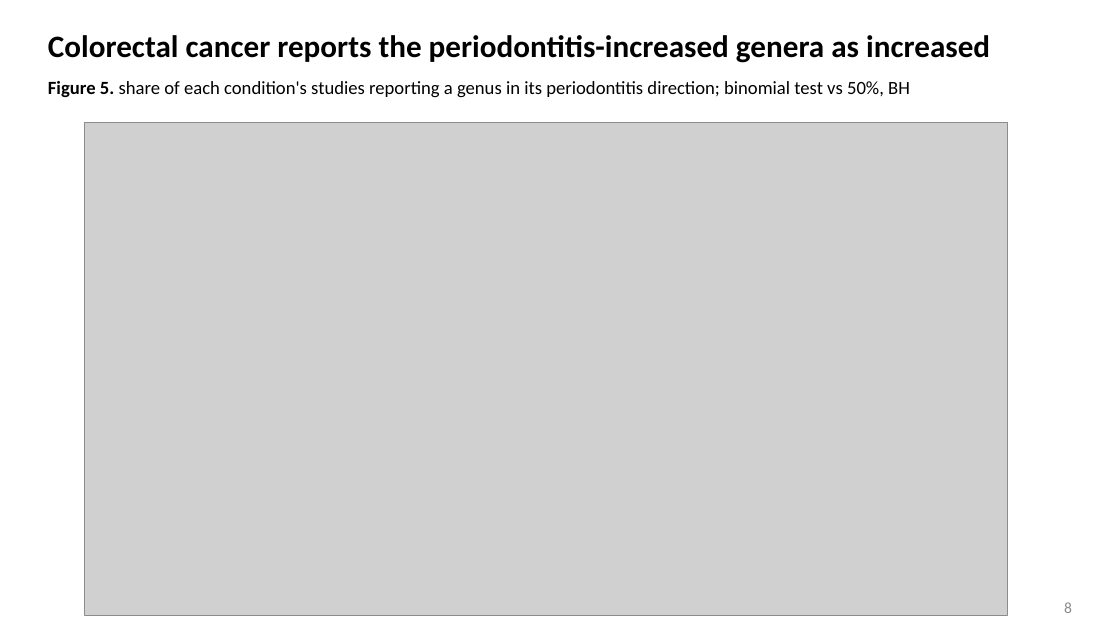
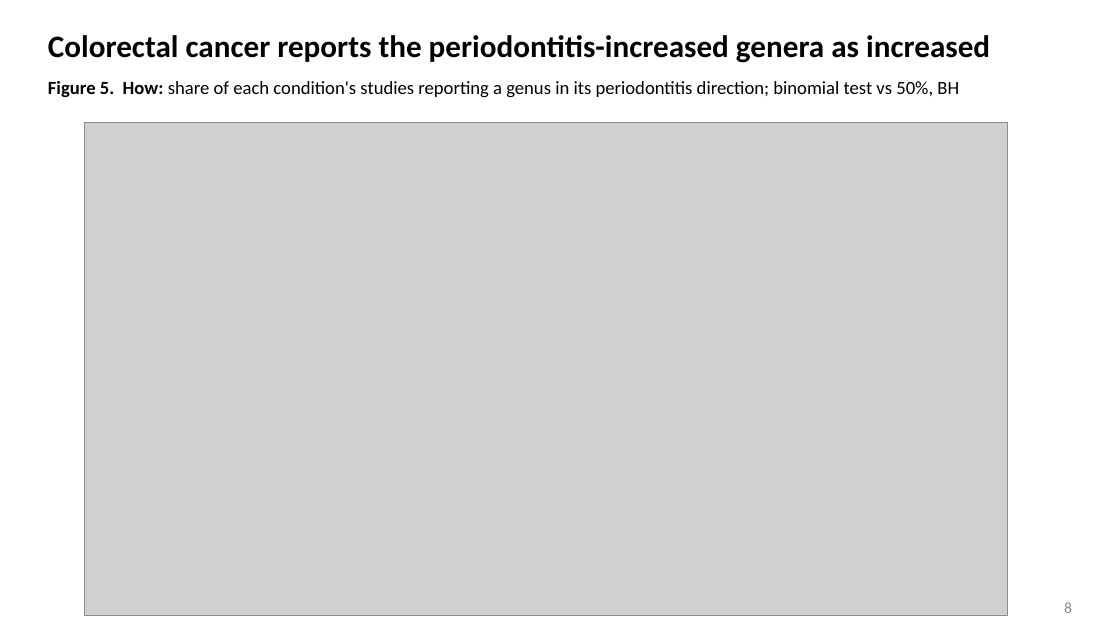
Before and after one commit to ccb-hms/perio-bugs, a slide deck: slide 8 of reports/metadata_options/periosigdb_figures.pptx. Drawn at 1120x630 pixels with LibreOffice and Linux fonts; fonts in the diff are those of the drawing; grey boxes stand for pictures. Boxes give left, top, right and bottom in pixels: in the first picture for what was removed or moved away, otherwise in the second. Text is boxed around its words. In the diff, an @@ line names an element or a change of style, - is before the commit and + after.

```diff
--- a/reports/metadata_options/periosigdb_figures.pptx
+++ b/reports/metadata_options/periosigdb_figures.pptx
@@ text at <box>48,81,959,98</box>: text changed @@
-Figure 5. share of each condition's studies reporting a genus in its periodontitis direction; binomial test vs 50%, BH
+Figure 5. How: share of each condition's studies reporting a genus in its periodontitis direction; binomial test vs 50%, BH
```
Also in this commit, not shown: 12 other slides changed, 16 other files.
